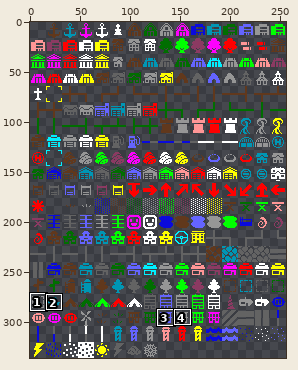
Two states of a sprite sheet, gfx/Larwick_Overmap/overmap.png. Above, an overview of the earlier version with the close-up marked.
Close-up. Before:
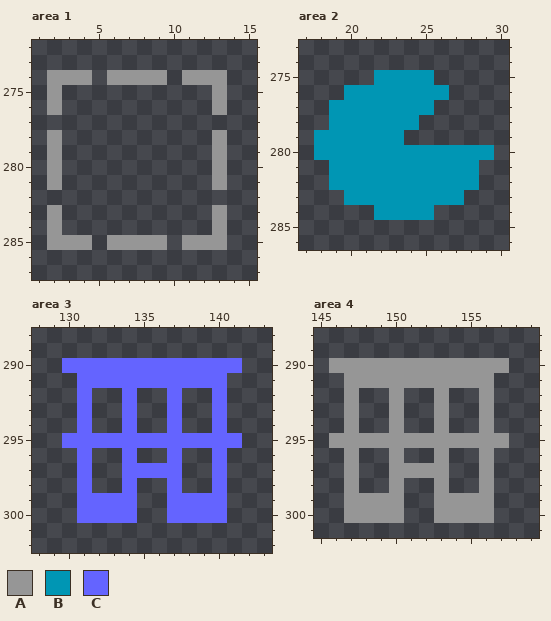
The file is 256x336 pixels. Pixels under 10% opacity are left out. Shown: area 1: x 1..15, y 272..287; area 2: x 17..30, y 273..286; area 3: x 128..143, y 288..302; area 4: x 145..159, y 288..301. The commit also changed other parts of the picture, which this record leaves out.
Palette (. is transparent): A #969696  B #0096b4  C #6464ff
Pixels before, area 1, first column x 2:
274 AAA.AAAA.AAA
275 A..........A
276 A..........A
277 ............
278 A..........A
279 A..........A
280 A..........A
281 A..........A
282 ............
283 A..........A
284 A..........A
285 AAA.AAAA.AAA
Pixels before, area 2, first column x 18:
275 ....BBBB....
276 ..BBBBBBB...
277 .BBBBBBB....
278 .BBBBBB.....
279 BBBBBB......
280 BBBBBBBBBBBB
281 .BBBBBBBBBB.
282 .BBBBBBBBBB.
283 ..BBBBBBBB..
284 ....BBBB....
Pixels before, area 3, first column x 130:
290 CCCCCCCCCCCC
291 .CCCCCCCCCC.
292 .C..C..C..C.
293 .C..C..C..C.
294 .C..C..C..C.
295 CCCCCCCCCCCC
296 .C..C..C..C.
297 .C..CCCC..C.
298 .C..C..C..C.
299 .CCCC..CCCC.
300 .CCCC..CCCC.
Pixels before, area 4, first column x 146:
290 AAAAAAAAAAAA
291 .AAAAAAAAAA.
292 .A..A..A..A.
293 .A..A..A..A.
294 .A..A..A..A.
295 AAAAAAAAAAAA
296 .A..A..A..A.
297 .A..AAAA..A.
298 .A..A..A..A.
299 .AAAA..AAAA.
300 .AAAA..AAAA.
After:
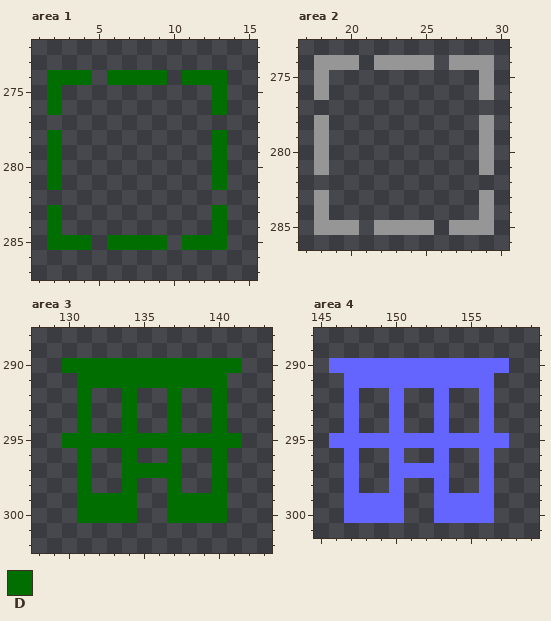
Colours new in this view: D #006e00
Change:
Area 1:
y 274: x 2..4 AAA -> DDD; x 6..9 AAAA -> DDDD; x 11..13 AAA -> DDD
y 275..276: x 2 A -> D; x 13 A -> D
y 278..281: x 2 A -> D; x 13 A -> D
y 283..284: x 2 A -> D; x 13 A -> D
y 285: x 2..4 AAA -> DDD; x 6..9 AAAA -> DDDD; x 11..13 AAA -> DDD
Area 2:
y 274: x 18..20 ... -> AAA; x 22..25 .... -> AAAA; x 27..29 ... -> AAA
y 275: x 18 . -> A; x 22..25 BBBB -> ....; x 29 . -> A
y 276: x 18 . -> A; x 20..26 BBBBBBB -> .......; x 29 . -> A
y 277: x 19..25 BBBBBBB -> .......
y 278: x 18..24 .BBBBBB -> A......; x 29 . -> A
y 279: x 18..23 BBBBBB -> A.....; x 29 . -> A
y 280: x 18..29 BBBBBBBBBBBB -> A..........A
y 281: x 18..29 .BBBBBBBBBB. -> A..........A
y 282: x 19..28 BBBBBBBBBB -> ..........
y 283: x 18 . -> A; x 20..27 BBBBBBBB -> ........; x 29 . -> A
y 284: x 18 . -> A; x 22..25 BBBB -> ....; x 29 . -> A
y 285: x 18..20 ... -> AAA; x 22..25 .... -> AAAA; x 27..29 ... -> AAA
Area 3:
y 290: x 130..141 CCCCCCCCCCCC -> DDDDDDDDDDDD
y 291: x 131..140 CCCCCCCCCC -> DDDDDDDDDD
y 292..294: x 131 C -> D; x 134 C -> D; x 137 C -> D; x 140 C -> D
y 295: x 130..141 CCCCCCCCCCCC -> DDDDDDDDDDDD
y 296: x 131 C -> D; x 134 C -> D; x 137 C -> D; x 140 C -> D
y 297: x 131 C -> D; x 134..137 CCCC -> DDDD; x 140 C -> D
y 298: x 131 C -> D; x 134 C -> D; x 137 C -> D; x 140 C -> D
y 299..300: x 131..134 CCCC -> DDDD; x 137..140 CCCC -> DDDD
Area 4:
y 290: x 146..157 AAAAAAAAAAAA -> CCCCCCCCCCCC
y 291: x 147..156 AAAAAAAAAA -> CCCCCCCCCC
y 292..294: x 147 A -> C; x 150 A -> C; x 153 A -> C; x 156 A -> C
y 295: x 146..157 AAAAAAAAAAAA -> CCCCCCCCCCCC
y 296: x 147 A -> C; x 150 A -> C; x 153 A -> C; x 156 A -> C
y 297: x 147 A -> C; x 150..153 AAAA -> CCCC; x 156 A -> C
y 298: x 147 A -> C; x 150 A -> C; x 153 A -> C; x 156 A -> C
y 299..300: x 147..150 AAAA -> CCCC; x 153..156 AAAA -> CCCC
Pixel boxes of the changes (left, top, right, bottom) in both close-ups:
changed: (47, 70, 227, 250)
changed: (314, 55, 494, 235)
changed: (62, 358, 242, 523)
changed: (329, 358, 509, 523)
